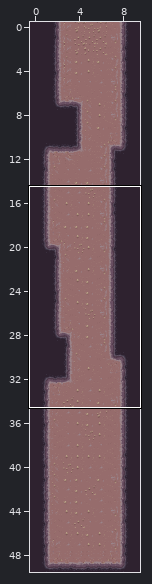
Tiled map, stored at static/assets/cave-test-map-2.tmx. The picture above shows the old version from afar; the outline marks the close-up.
Close-up. First the earlier version:
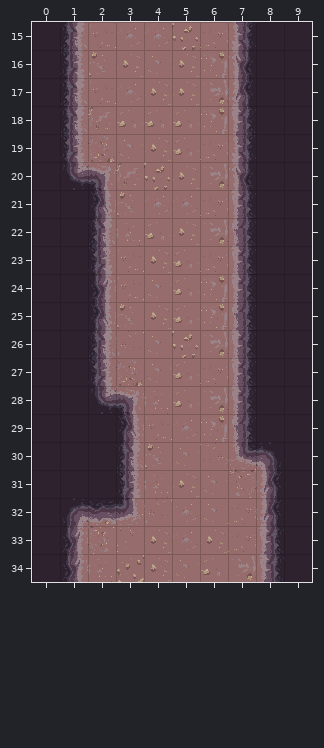
Cells are 32x32 px. Shown: x 0..9, y 15..34. The commit also changed other parts of the map, which this record leaves out. The commit also replaced the tileset; all pictures use the new one.
And afterwards:
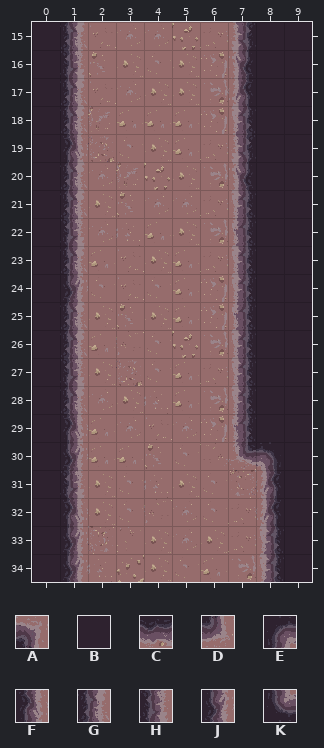
Key: from "gamedevjs-cave-tileset-1": A 26, B 40, C 72, D 74, E 96, F 112, G 128, H 144, J 160, K 176.
_ is an empty cell.
Tiles replaced or removed in this view: A, B, C, D, E, F, G, H, J, K.
What changed:
Changed rows in their new state; . is an unchanged cell.
Layer "wall":
first column x 1:
19 F..
20 G_.
21 G_.
22 H_.
23 G_.
24 J_.
25 G_.
26 G_.
27 H_.
28 G__
29 F__
30 J__
31 H__
32 F__
Pixel boxes of the changes (left, top, right, bottom) in both close-ups:
changed: (60, 134, 144, 526)
